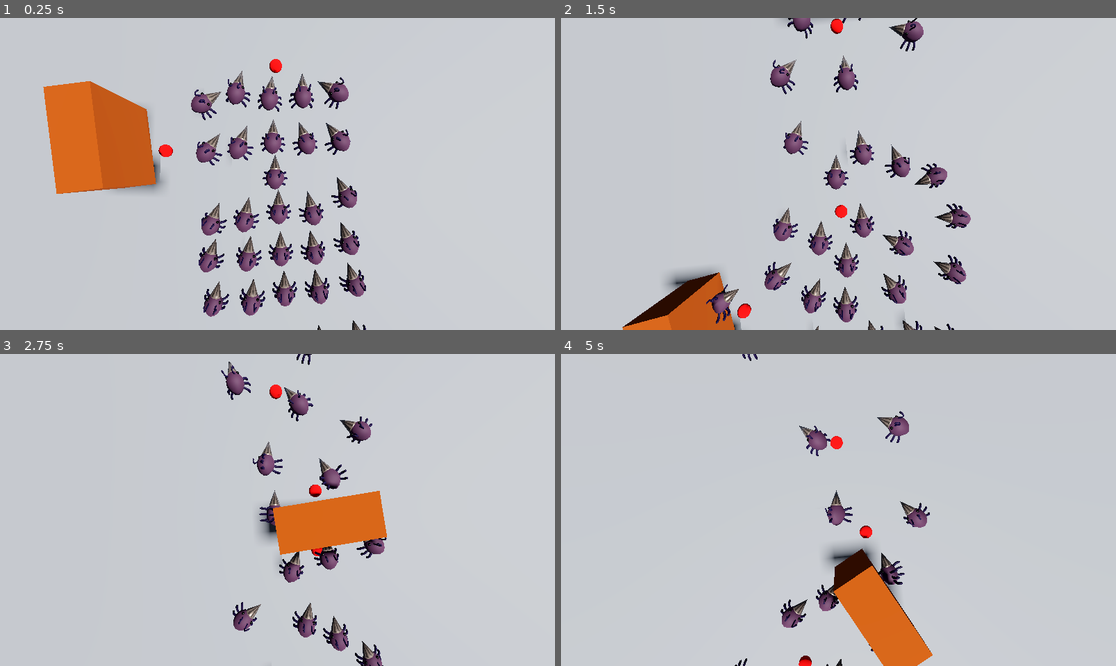
Above: before the commit, frames 1-4 (two rows, left to right).
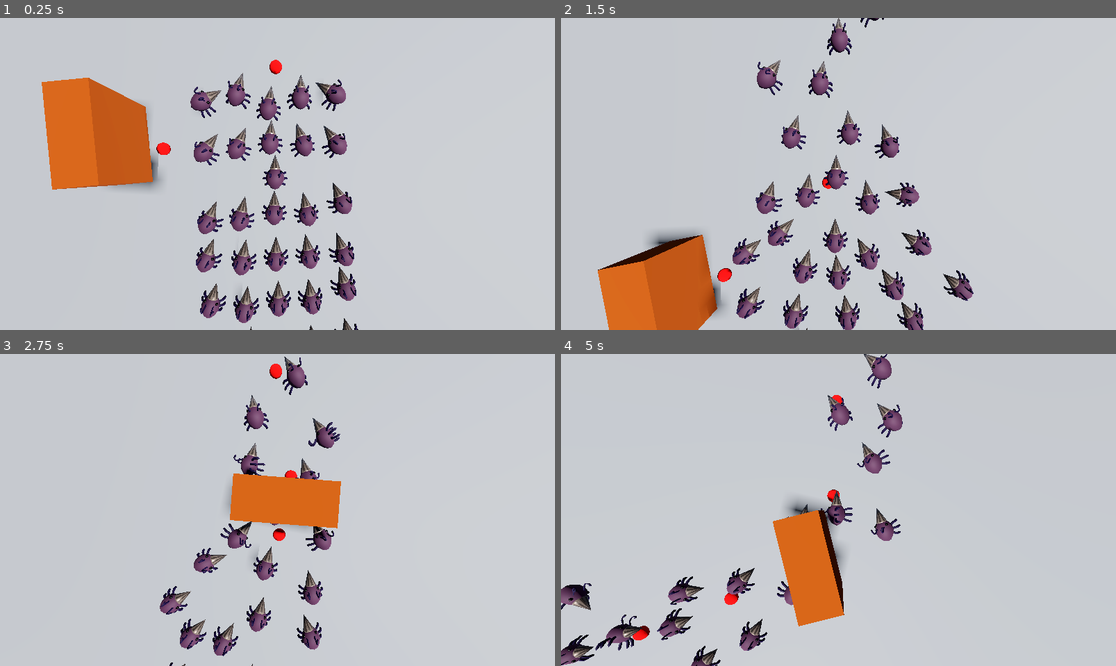
Above: after the commit, the same moments.

Repository: Surresteel/godot_pizza_jam_mar_2026
Game: Godot game, scene res://Scenes/Levels/Drillbug/drillbug_level.tscn
Same seed, same stepped clock (60 frames per second), same inputs: the game is played once before the commit and once after it. This scene is started directly instead of the project's main scene.
Inputs (mouse positions are in pixels of both pictures, inside the frame that each line leads up to):
- Up to frame 1 (0.25 s): no input
- Up to frame 2 (1.5 s): tap Enter at 0.5 s; move the mouse to (810, 236) at 0.52 s; hold W (forward) from 0.53 s (still down); tap Space (squidward) at 0.6, 1.35 s; move the mouse to (1005, 220) at 1.27 s
- Up to frame 3 (2.75 s): move the mouse to (111, 463) at 2.02 s; release W (forward) at 2.03 s; hold A (leftward) from 2.03 s (still down); tap Space (squidward) at 2.1 s
- Up to frame 4 (5 s): move the mouse to (866, 510) at 2.77 s; tap Space (squidward) at 2.85, 3.6, 4.35 s; move the mouse to (755, 432) at 3.52 s; release A (leftward) at 3.53 s; hold S (backward) 3.53-4.28 s; move the mouse to (960, 494) at 4.27 s; hold D (rightward) from 4.28 s (still down)

The runs differ from the first frame. In frame 1, 8.0% of the frame differs, in the area x 7-66%, y 13-100%; in frame 2, 15%, in the area x 6-75%, y 0-100%; in frame 3, 11%; in frame 4, 12%.

Commit message:
tweaked the values of seperation and path width

Diff:
--- a/Scripts/Drillbug/steering_behaviour.gd
+++ b/Scripts/Drillbug/steering_behaviour.gd
@@ -2,8 +2,8 @@
 class_name SteeringBehaviour
 
 
-@export var path_radius: float = 0.5
-@export var desired_seperation: float = 0.25
+@export var path_radius: float = 0.7
+@export var desired_seperation: float = 0.2
 
 var max_speed: float
 var max_force: float
